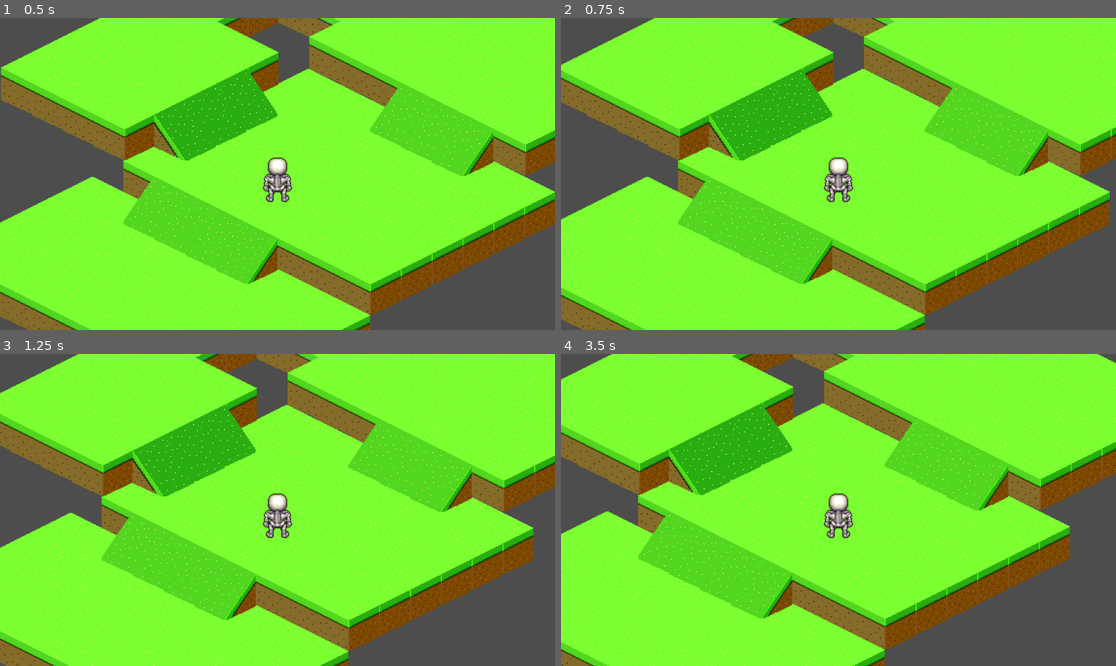
Above: before the commit, frames 1-4 (two rows, left to right).
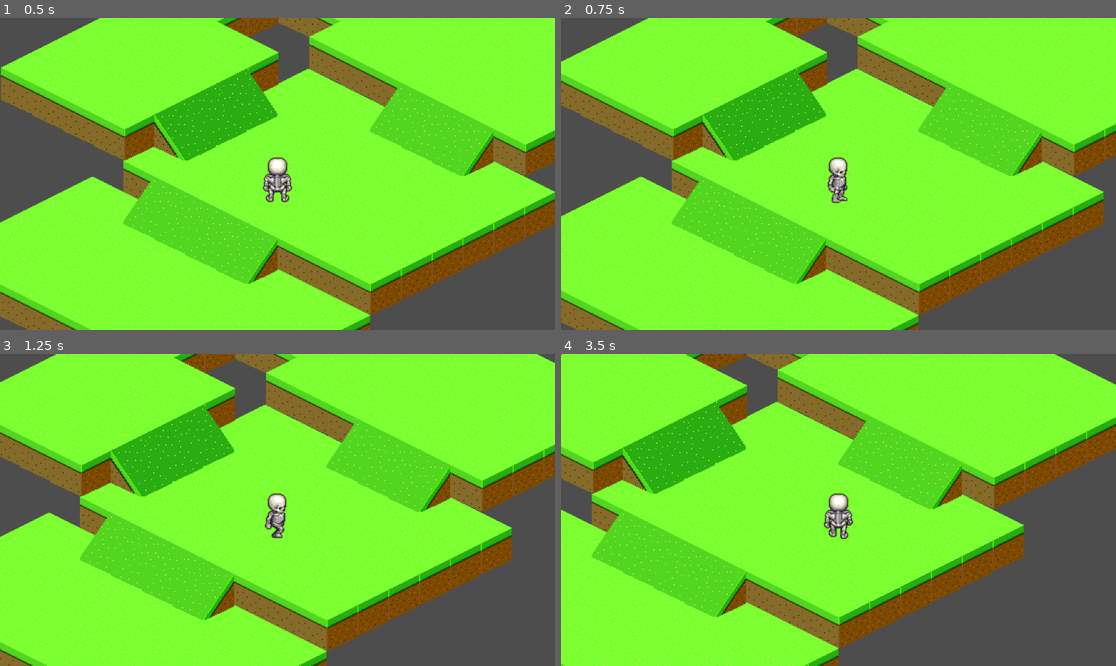
Above: after the commit, the same moments.

Repository: quinnban/fuzzy-garbanzo
Game: Godot game, scene res://Map/map.tscn
Same seed, same stepped clock (60 frames per second), same inputs: the game is played once before the commit and once after it.
Inputs:
- Up to frame 1 (0.5 s): no input
- Up to frame 2 (0.75 s): tap Enter at 0.5 s; hold Right (ui_right) from 0.53 s (still down)
- Up to frame 3 (1.25 s): keep holding Right (ui_right)
- Up to frame 4 (3.5 s): release Right (ui_right) at 1.28 s; hold Down (ui_down) 1.28-2.03 s; hold Right (ui_right) 2.03-2.78 s; hold Up (ui_up) from 2.78 s (still down)

Frame 1 is identical in both runs. In frame 2, 13% of the frame differs, in the area x 0-100%, y 0-100%; in frame 3, 26%; in frame 4, 38%.

Commit message:
jenk walk animation

Diff:
--- a/anime-showdown/Map/map.tscn
+++ b/anime-showdown/Map/map.tscn
@@ -7,7 +7,6 @@
 [ext_resource type="Texture2D" uid="uid://hrvt5cth3xnw" path="res://Map/Tiles/blocks_1.png" id="4_d1580"]
 [ext_resource type="Script" uid="uid://uj4ho72lkapy" path="res://Map/colisionLayer.gd" id="5_8svjd"]
 [ext_resource type="PackedScene" uid="uid://bfg0j2kk07tdn" path="res://Player/player.tscn" id="6_d1580"]
-[ext_resource type="Script" uid="uid://1ma02u844udl" path="res://Player/player.gd" id="7_5ej7w"]
 
 [sub_resource type="TileSetAtlasSource" id="TileSetAtlasSource_5ej7w"]
 texture = ExtResource("1_86j4t")
@@ -80,7 +79,6 @@
 [node name="Player" parent="." instance=ExtResource("6_d1580")]
 z_index = 2
 position = Vector2(-63, 46)
-script = ExtResource("7_5ej7w")
 
 [node name="Camera2D" type="Camera2D" parent="Player"]
 zoom = Vector2(2, 2)
--- /dev/null
+++ b/anime-showdown/Player/animated_sprite_2d.gd
@@ -0,0 +1 @@
+extends AnimatedSprite2D
--- a/anime-showdown/Player/player.gd
+++ b/anime-showdown/Player/player.gd
@@ -1,9 +1,27 @@
 extends CharacterBody2D
+
+
+@onready var animated_sprite = $AnimatedSprite2D
+
+
+func _ready() -> void:
+	animated_sprite.stop();
+	animated_sprite.play("default");
 
 func _physics_process(delta: float) -> void:
 	var direction = Input.get_vector("ui_left","ui_right","ui_up","ui_down")
 	if direction != Vector2.ZERO:
-		velocity = direction * 32
+		velocity = direction * 64
+		if(Input.is_action_pressed("ui_down")):
+			animated_sprite.play("down")
+		if(Input.is_action_pressed("ui_left")):
+			animated_sprite.play("left")
+		if(Input.is_action_pressed("ui_right")):
+			animated_sprite.play("right")
+		if(Input.is_action_pressed("ui_up")):
+			animated_sprite.play("up")
+
 	else:
 		velocity = Vector2.ZERO
+		animated_sprite.play("default");
 	move_and_slide()
--- a/anime-showdown/Player/player.tscn
+++ b/anime-showdown/Player/player.tscn
@@ -1,162 +1,166 @@
-[gd_scene load_steps=40 format=3 uid="uid://bfg0j2kk07tdn"]
-
+[gd_scene load_steps=41 format=3 uid="uid://bfg0j2kk07tdn"]
+
+[ext_resource type="Script" uid="uid://1ma02u844udl" path="res://Player/player.gd" id="1_btcbx"]
 [ext_resource type="Texture2D" uid="uid://cnem2o86vs7pt" path="res://Player/BODY_skeleton.png" id="1_l8h54"]
+[ext_resource type="Script" uid="uid://c2i8326ned3fb" path="res://Player/animated_sprite_2d.gd" id="3_gwnis"]
 
 [sub_resource type="CircleShape2D" id="CircleShape2D_4ntmi"]
 
+[sub_resource type="AtlasTexture" id="AtlasTexture_l8h54"]
+atlas = ExtResource("1_l8h54")
+region = Rect2(0, 0, 64, 64)
+
+[sub_resource type="AtlasTexture" id="AtlasTexture_4ntmi"]
+atlas = ExtResource("1_l8h54")
+region = Rect2(64, 128, 64, 64)
+
 [sub_resource type="AtlasTexture" id="AtlasTexture_btcbx"]
 atlas = ExtResource("1_l8h54")
-region = Rect2(0, 0, 64, 64)
+region = Rect2(128, 128, 64, 64)
 
 [sub_resource type="AtlasTexture" id="AtlasTexture_gwnis"]
 atlas = ExtResource("1_l8h54")
+region = Rect2(192, 128, 64, 64)
+
+[sub_resource type="AtlasTexture" id="AtlasTexture_k53q1"]
+atlas = ExtResource("1_l8h54")
+region = Rect2(256, 128, 64, 64)
+
+[sub_resource type="AtlasTexture" id="AtlasTexture_fhl08"]
+atlas = ExtResource("1_l8h54")
+region = Rect2(320, 128, 64, 64)
+
+[sub_resource type="AtlasTexture" id="AtlasTexture_vtle1"]
+atlas = ExtResource("1_l8h54")
+region = Rect2(384, 128, 64, 64)
+
+[sub_resource type="AtlasTexture" id="AtlasTexture_od3ui"]
+atlas = ExtResource("1_l8h54")
+region = Rect2(448, 128, 64, 64)
+
+[sub_resource type="AtlasTexture" id="AtlasTexture_00tjw"]
+atlas = ExtResource("1_l8h54")
+region = Rect2(512, 128, 64, 64)
+
+[sub_resource type="AtlasTexture" id="AtlasTexture_x3vf3"]
+atlas = ExtResource("1_l8h54")
+region = Rect2(0, 64, 64, 64)
+
+[sub_resource type="AtlasTexture" id="AtlasTexture_apopc"]
+atlas = ExtResource("1_l8h54")
+region = Rect2(64, 64, 64, 64)
+
+[sub_resource type="AtlasTexture" id="AtlasTexture_5htga"]
+atlas = ExtResource("1_l8h54")
+region = Rect2(128, 64, 64, 64)
+
+[sub_resource type="AtlasTexture" id="AtlasTexture_p5o4e"]
+atlas = ExtResource("1_l8h54")
+region = Rect2(192, 64, 64, 64)
+
+[sub_resource type="AtlasTexture" id="AtlasTexture_gu6f8"]
+atlas = ExtResource("1_l8h54")
+region = Rect2(256, 64, 64, 64)
+
+[sub_resource type="AtlasTexture" id="AtlasTexture_dkpta"]
+atlas = ExtResource("1_l8h54")
+region = Rect2(320, 64, 64, 64)
+
+[sub_resource type="AtlasTexture" id="AtlasTexture_lfmf2"]
+atlas = ExtResource("1_l8h54")
+region = Rect2(384, 64, 64, 64)
+
+[sub_resource type="AtlasTexture" id="AtlasTexture_pisgm"]
+atlas = ExtResource("1_l8h54")
+region = Rect2(448, 64, 64, 64)
+
+[sub_resource type="AtlasTexture" id="AtlasTexture_b1ygp"]
+atlas = ExtResource("1_l8h54")
+region = Rect2(512, 64, 64, 64)
+
+[sub_resource type="AtlasTexture" id="AtlasTexture_o28un"]
+atlas = ExtResource("1_l8h54")
+region = Rect2(0, 192, 64, 64)
+
+[sub_resource type="AtlasTexture" id="AtlasTexture_n471f"]
+atlas = ExtResource("1_l8h54")
+region = Rect2(64, 192, 64, 64)
+
+[sub_resource type="AtlasTexture" id="AtlasTexture_7emwf"]
+atlas = ExtResource("1_l8h54")
+region = Rect2(128, 192, 64, 64)
+
+[sub_resource type="AtlasTexture" id="AtlasTexture_hshwv"]
+atlas = ExtResource("1_l8h54")
+region = Rect2(192, 192, 64, 64)
+
+[sub_resource type="AtlasTexture" id="AtlasTexture_gpjlu"]
+atlas = ExtResource("1_l8h54")
+region = Rect2(256, 192, 64, 64)
+
+[sub_resource type="AtlasTexture" id="AtlasTexture_8mwp6"]
+atlas = ExtResource("1_l8h54")
+region = Rect2(320, 192, 64, 64)
+
+[sub_resource type="AtlasTexture" id="AtlasTexture_qemgg"]
+atlas = ExtResource("1_l8h54")
+region = Rect2(384, 192, 64, 64)
+
+[sub_resource type="AtlasTexture" id="AtlasTexture_8viyr"]
+atlas = ExtResource("1_l8h54")
+region = Rect2(448, 192, 64, 64)
+
+[sub_resource type="AtlasTexture" id="AtlasTexture_sm0op"]
+atlas = ExtResource("1_l8h54")
+region = Rect2(512, 192, 64, 64)
+
+[sub_resource type="AtlasTexture" id="AtlasTexture_76lrf"]
+atlas = ExtResource("1_l8h54")
 region = Rect2(64, 0, 64, 64)
 
-[sub_resource type="AtlasTexture" id="AtlasTexture_k53q1"]
+[sub_resource type="AtlasTexture" id="AtlasTexture_efx54"]
 atlas = ExtResource("1_l8h54")
 region = Rect2(128, 0, 64, 64)
 
-[sub_resource type="AtlasTexture" id="AtlasTexture_fhl08"]
+[sub_resource type="AtlasTexture" id="AtlasTexture_755ss"]
 atlas = ExtResource("1_l8h54")
 region = Rect2(192, 0, 64, 64)
 
-[sub_resource type="AtlasTexture" id="AtlasTexture_vtle1"]
+[sub_resource type="AtlasTexture" id="AtlasTexture_bbimk"]
 atlas = ExtResource("1_l8h54")
 region = Rect2(256, 0, 64, 64)
 
-[sub_resource type="AtlasTexture" id="AtlasTexture_od3ui"]
+[sub_resource type="AtlasTexture" id="AtlasTexture_m0h3t"]
 atlas = ExtResource("1_l8h54")
 region = Rect2(320, 0, 64, 64)
 
-[sub_resource type="AtlasTexture" id="AtlasTexture_00tjw"]
+[sub_resource type="AtlasTexture" id="AtlasTexture_i4o1l"]
 atlas = ExtResource("1_l8h54")
 region = Rect2(384, 0, 64, 64)
 
-[sub_resource type="AtlasTexture" id="AtlasTexture_x3vf3"]
+[sub_resource type="AtlasTexture" id="AtlasTexture_j2n6q"]
 atlas = ExtResource("1_l8h54")
 region = Rect2(448, 0, 64, 64)
 
-[sub_resource type="AtlasTexture" id="AtlasTexture_apopc"]
+[sub_resource type="AtlasTexture" id="AtlasTexture_c6x0f"]
 atlas = ExtResource("1_l8h54")
 region = Rect2(512, 0, 64, 64)
-
-[sub_resource type="AtlasTexture" id="AtlasTexture_5htga"]
-atlas = ExtResource("1_l8h54")
-region = Rect2(0, 64, 64, 64)
-
-[sub_resource type="AtlasTexture" id="AtlasTexture_p5o4e"]
-atlas = ExtResource("1_l8h54")
-region = Rect2(64, 64, 64, 64)
-
-[sub_resource type="AtlasTexture" id="AtlasTexture_gu6f8"]
-atlas = ExtResource("1_l8h54")
-region = Rect2(128, 64, 64, 64)
-
-[sub_resource type="AtlasTexture" id="AtlasTexture_dkpta"]
-atlas = ExtResource("1_l8h54")
-region = Rect2(192, 64, 64, 64)
-
-[sub_resource type="AtlasTexture" id="AtlasTexture_lfmf2"]
-atlas = ExtResource("1_l8h54")
-region = Rect2(256, 64, 64, 64)
-
-[sub_resource type="AtlasTexture" id="AtlasTexture_pisgm"]
-atlas = ExtResource("1_l8h54")
-region = Rect2(320, 64, 64, 64)
-
-[sub_resource type="AtlasTexture" id="AtlasTexture_b1ygp"]
-atlas = ExtResource("1_l8h54")
-region = Rect2(384, 64, 64, 64)
-
-[sub_resource type="AtlasTexture" id="AtlasTexture_o28un"]
-atlas = ExtResource("1_l8h54")
-region = Rect2(448, 64, 64, 64)
-
-[sub_resource type="AtlasTexture" id="AtlasTexture_n471f"]
-atlas = ExtResource("1_l8h54")
-region = Rect2(512, 64, 64, 64)
-
-[sub_resource type="AtlasTexture" id="AtlasTexture_7emwf"]
-atlas = ExtResource("1_l8h54")
-region = Rect2(0, 128, 64, 64)
-
-[sub_resource type="AtlasTexture" id="AtlasTexture_hshwv"]
-atlas = ExtResource("1_l8h54")
-region = Rect2(64, 128, 64, 64)
-
-[sub_resource type="AtlasTexture" id="AtlasTexture_gpjlu"]
-atlas = ExtResource("1_l8h54")
-region = Rect2(128, 128, 64, 64)
-
-[sub_resource type="AtlasTexture" id="AtlasTexture_8mwp6"]
-atlas = ExtResource("1_l8h54")
-region = Rect2(192, 128, 64, 64)
-
-[sub_resource type="AtlasTexture" id="AtlasTexture_qemgg"]
-atlas = ExtResource("1_l8h54")
-region = Rect2(256, 128, 64, 64)
-
-[sub_resource type="AtlasTexture" id="AtlasTexture_8viyr"]
-atlas = ExtResource("1_l8h54")
-region = Rect2(320, 128, 64, 64)
-
-[sub_resource type="AtlasTexture" id="AtlasTexture_sm0op"]
-atlas = ExtResource("1_l8h54")
-region = Rect2(384, 128, 64, 64)
-
-[sub_resource type="AtlasTexture" id="AtlasTexture_76lrf"]
-atlas = ExtResource("1_l8h54")
-region = Rect2(448, 128, 64, 64)
-
-[sub_resource type="AtlasTexture" id="AtlasTexture_efx54"]
-atlas = ExtResource("1_l8h54")
-region = Rect2(512, 128, 64, 64)
-
-[sub_resource type="AtlasTexture" id="AtlasTexture_755ss"]
-atlas = ExtResource("1_l8h54")
-region = Rect2(0, 192, 64, 64)
-
-[sub_resource type="AtlasTexture" id="AtlasTexture_bbimk"]
-atlas = ExtResource("1_l8h54")
-region = Rect2(64, 192, 64, 64)
-
-[sub_resource type="AtlasTexture" id="AtlasTexture_m0h3t"]
-atlas = ExtResource("1_l8h54")
-region = Rect2(128, 192, 64, 64)
-
-[sub_resource type="AtlasTexture" id="AtlasTexture_i4o1l"]
-atlas = ExtResource("1_l8h54")
-region = Rect2(192, 192, 64, 64)
-
-[sub_resource type="AtlasTexture" id="AtlasTexture_j2n6q"]
-atlas = ExtResource("1_l8h54")
-region = Rect2(256, 192, 64, 64)
-
-[sub_resource type="AtlasTexture" id="AtlasTexture_c6x0f"]
-atlas = ExtResource("1_l8h54")
-region = Rect2(320, 192, 64, 64)
-
-[sub_resource type="AtlasTexture" id="AtlasTexture_jp1hh"]
-atlas = ExtResource("1_l8h54")
-region = Rect2(384, 192, 64, 64)
-
-[sub_resource type="AtlasTexture" id="AtlasTexture_qs4pp"]
-atlas = ExtResource("1_l8h54")
-region = Rect2(448, 192, 64, 64)
-
-[sub_resource type="AtlasTexture" id="AtlasTexture_iyprq"]
-atlas = ExtResource("1_l8h54")
-region = Rect2(512, 192, 64, 64)
 
 [sub_resource type="SpriteFrames" id="SpriteFrames_f4lon"]
 animations = [{
-"frames": [],
+"frames": [{
+"duration": 1.0,
+"texture": SubResource("AtlasTexture_l8h54")
+}],
 "loop": true,
 "name": &"default",
 "speed": 5.0
 }, {
 "frames": [{
 "duration": 1.0,
+"texture": SubResource("AtlasTexture_4ntmi")
+}, {
+"duration": 1.0,
 "texture": SubResource("AtlasTexture_btcbx")
 }, {
 "duration": 1.0,
@@ -176,7 +180,12 @@
 }, {
 "duration": 1.0,
 "texture": SubResource("AtlasTexture_00tjw")
-}, {
+}],
+"loop": true,
+"name": &"down",
+"speed": 5.0
+}, {
+"frames": [{
 "duration": 1.0,
 "texture": SubResource("AtlasTexture_x3vf3")
 }, {
@@ -203,7 +212,12 @@
 }, {
 "duration": 1.0,
 "texture": SubResource("AtlasTexture_b1ygp")
-}, {
+}],
+"loop": true,
+"name": &"left",
+"speed": 5.0
+}, {
+"frames": [{
 "duration": 1.0,
 "texture": SubResource("AtlasTexture_o28un")
 }, {
@@ -230,7 +244,12 @@
 }, {
 "duration": 1.0,
 "texture": SubResource("AtlasTexture_sm0op")
-}, {
+}],
+"loop": true,
+"name": &"right",
+"speed": 5.0
+}, {
+"frames": [{
 "duration": 1.0,
 "texture": SubResource("AtlasTexture_76lrf")
 }, {
@@ -254,22 +273,14 @@
 }, {
 "duration": 1.0,
 "texture": SubResource("AtlasTexture_c6x0f")
-}, {
-"duration": 1.0,
-"texture": SubResource("AtlasTexture_jp1hh")
-}, {
-"duration": 1.0,
-"texture": SubResource("AtlasTexture_qs4pp")
-}, {
-"duration": 1.0,
-"texture": SubResource("AtlasTexture_iyprq")
-}],
-"loop": true,
-"name": &"new_animation",
+}],
+"loop": true,
+"name": &"up",
 "speed": 5.0
 }]
 
 [node name="Player" type="CharacterBody2D"]
+script = ExtResource("1_btcbx")
 
 [node name="CollisionShape2D" type="CollisionShape2D" parent="."]
 z_index = 2
@@ -277,4 +288,7 @@
 
 [node name="AnimatedSprite2D" type="AnimatedSprite2D" parent="."]
 sprite_frames = SubResource("SpriteFrames_f4lon")
-animation = &"new_animation"
+animation = &"down"
+frame = 6
+frame_progress = 0.11794638
+script = ExtResource("3_gwnis")
Not shown: 1 places in anime-showdown/Map/map.tscn that only renumber resources
Not shown, added: anime-showdown/Player/animated_sprite_2d.gd.uid
